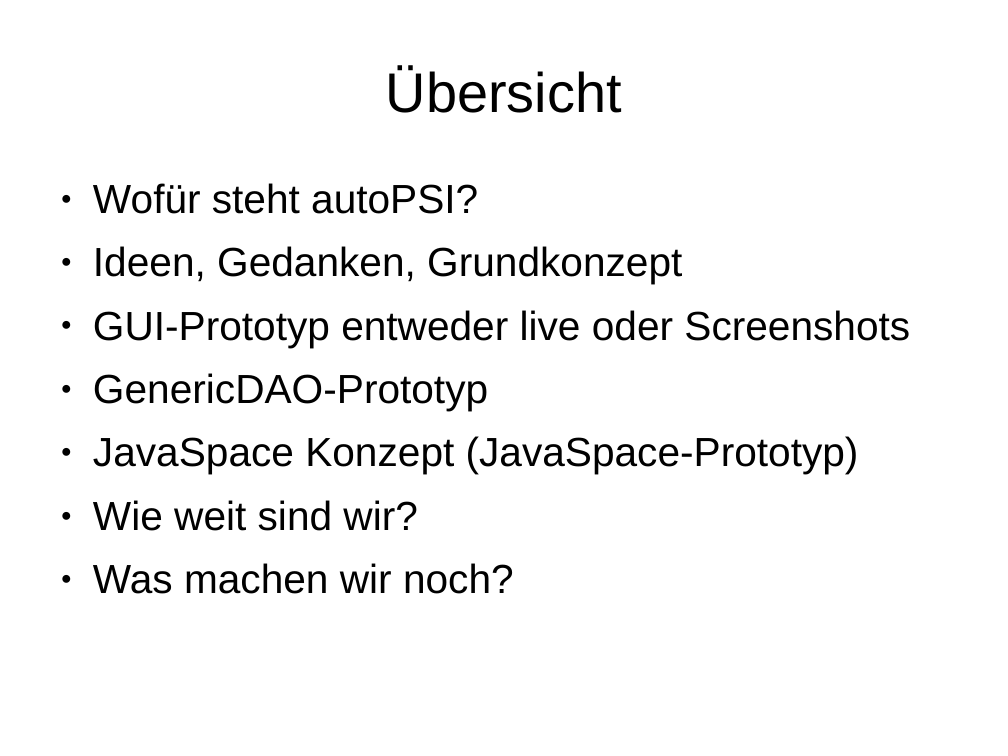
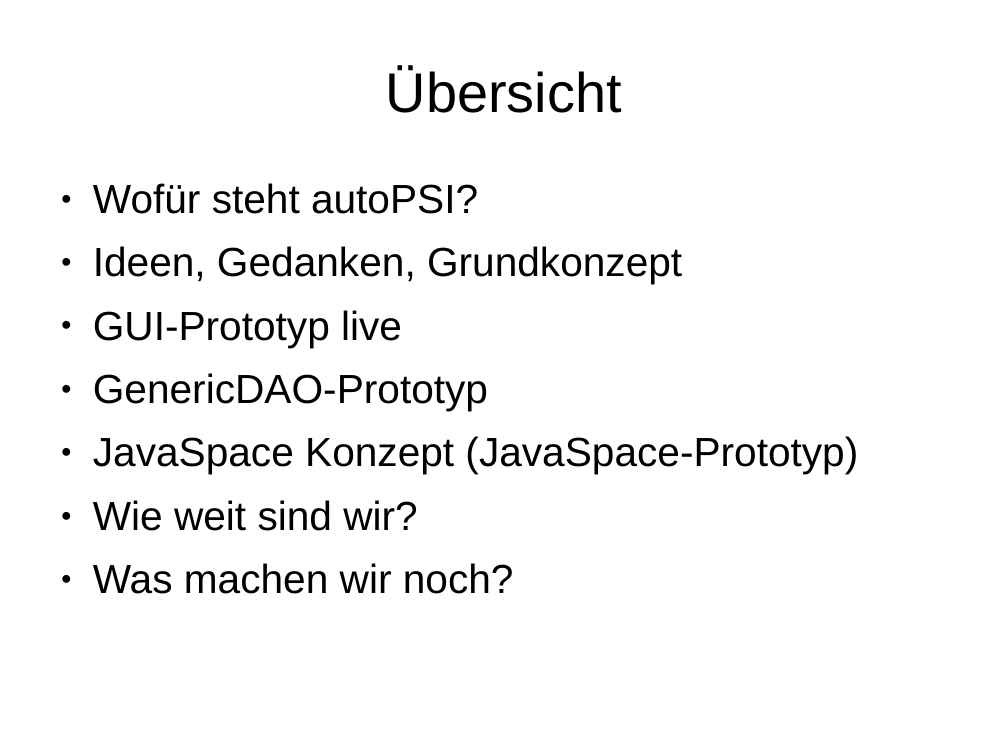
Before and after one commit to BackupTheBerlios/autopsi-svn, a slide deck: slide 2 of trunk/org/mr2/präsentation_final.ppt. Drawn at 1008x756 pixels with LibreOffice and Linux fonts; fonts in the diff are those of the drawing; background and template pictures are left out. Boxes give left, top, right and bottom in pixels: in the first picture for what was removed or moved away, otherwise in the second. Text is boxed around its words. In the diff, an @@ line names an element or a change of style, - is before the commit and + after.

```diff
--- a/trunk/org/mr2/präsentation_final.ppt
+++ b/trunk/org/mr2/präsentation_final.ppt
@@ text at box(93, 310, 402, 347): text changed @@
-● GUI-Prototyp entweder live oder Screenshots
+● GUI-Prototyp live
```
Also in this commit, not shown: 1 other slide changed.
